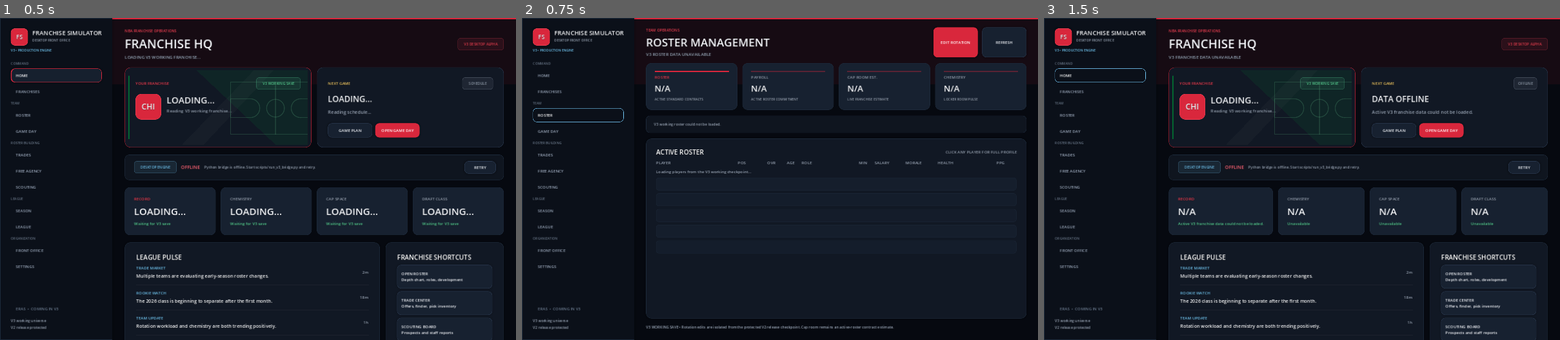
Above: before the commit, frames 1-3 (left to right).
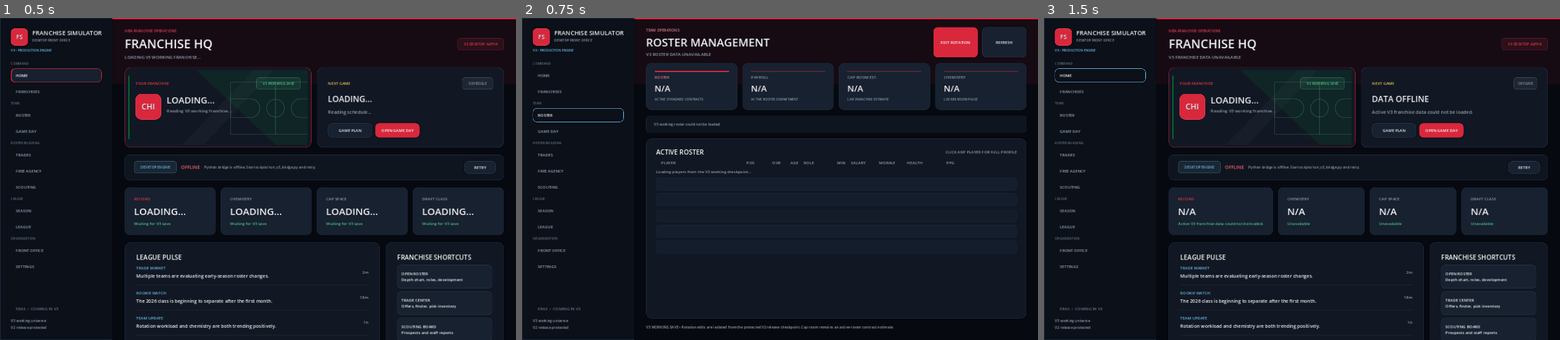
Above: after the commit, the same moments.

Repository: mklim6/NBA_Roster_Optimization_Engine
Game: Godot game, scene res://scenes/main.tscn
Same seed, same stepped clock (60 frames per second), same inputs: the game is played once before the commit and once after it.
Inputs:
- Up to frame 1 (0.5 s): no input
- Up to frame 2 (0.75 s): click "ROSTER" at 0.5 s
- Up to frame 3 (1.5 s): click "HOME" at 1.25 s

Frame 1 is identical in both runs. In frame 2, 0.2% of the frame differs, in the area x 24-94%, y 3-46%; in frame 3, nothing differs.

Commit message:
V3 Batch 20P polished roster cards and team styling

Diff:
--- a/godot_client/scripts/main.gd
+++ b/godot_client/scripts/main.gd
@@ -111,6 +111,8 @@
 var roster_payroll_value: Label
 var roster_cap_value: Label
 var roster_chemistry_value: Label
+var roster_brand_accents: Array = []
+var roster_brand_labels: Array = []
 var roster_rows: VBoxContainer
 var player_detail_overlay: Control
 var rotation_overlay: Control
@@ -892,7 +894,8 @@
 
 	var eyebrow := Label.new()
 	eyebrow.text = "TEAM OPERATIONS"
-	eyebrow.add_theme_color_override("font_color", TEAM_PRIMARY_HOVER)
+	eyebrow.add_theme_color_override("font_color", active_team_primary.lightened(0.45))
+	roster_brand_labels.append(eyebrow)
 	eyebrow.add_theme_font_size_override("font_size", 10)
 	titles.add_child(eyebrow)
 
@@ -993,16 +996,16 @@
 
 	var accent := ColorRect.new()
 	accent.custom_minimum_size = Vector2(0, 3)
-	accent.color = TEAM_PRIMARY if label_text == "ROSTER" else Color(TEAM_PRIMARY, 0.34)
+	accent.color = active_team_primary if label_text == "ROSTER" else Color(active_team_primary, 0.34)
+	accent.set_meta("emphasized", label_text == "ROSTER")
+	roster_brand_accents.append(accent)
 	accent.mouse_filter = Control.MOUSE_FILTER_IGNORE
 	body.add_child(accent)
 
-	body.add_child(
-		_small_label(
-			label_text,
-			TEAM_PRIMARY_HOVER if label_text == "ROSTER" else MUTED
-		)
-	)
+	var title := _small_label(label_text, active_team_primary.lightened(0.45) if label_text == "ROSTER" else MUTED)
+	body.add_child(title)
+	if label_text == "ROSTER":
+		roster_brand_labels.append(title)
 
 	var value := Label.new()
 	value.text = value_text
@@ -1042,23 +1045,26 @@
 func _roster_table_header() -> Control:
 	var row := HBoxContainer.new()
 	row.add_theme_constant_override("separation", 8)
-	row.add_child(_roster_cell("PLAYER", 220, MUTED))
-	row.add_child(_roster_cell("POS", 62, MUTED))
+	row.add_child(_roster_cell("PLAYER", 230, MUTED))
+	row.add_child(_roster_cell("POS", 52, MUTED))
 	row.add_child(_roster_cell("OVR", 48, MUTED, HORIZONTAL_ALIGNMENT_CENTER))
-	row.add_child(_roster_cell("AGE", 44, MUTED, HORIZONTAL_ALIGNMENT_CENTER))
-	row.add_child(_roster_cell("ROLE", 140, MUTED))
-	row.add_child(_roster_cell("MIN", 48, MUTED, HORIZONTAL_ALIGNMENT_CENTER))
-	row.add_child(_roster_cell("SALARY", 78, MUTED))
-	row.add_child(_roster_cell("MORALE", 82, MUTED))
-	row.add_child(_roster_cell("HEALTH", 128, MUTED))
-	row.add_child(_roster_cell("PPG", 50, MUTED, HORIZONTAL_ALIGNMENT_RIGHT))
-	return row
+	row.add_child(_roster_cell("AGE", 36, MUTED, HORIZONTAL_ALIGNMENT_CENTER))
+	row.add_child(_roster_cell("ROLE", 78, MUTED))
+	row.add_child(_roster_cell("MIN", 38, MUTED, HORIZONTAL_ALIGNMENT_CENTER))
+	row.add_child(_roster_cell("SALARY", 70, MUTED))
+	row.add_child(_roster_cell("MORALE", 70, MUTED))
+	row.add_child(_roster_cell("HEALTH", 82, MUTED))
+	row.add_child(_roster_cell("PPG", 42, MUTED, HORIZONTAL_ALIGNMENT_RIGHT))
+	var inset := MarginContainer.new()
+	_set_margins(inset, 14, 0, 14, 0)
+	inset.add_child(row)
+	return inset
 
 
 func _roster_row(player: Dictionary) -> Control:
 	var panel := PanelContainer.new()
 	panel.size_flags_horizontal = Control.SIZE_EXPAND_FILL
-	panel.custom_minimum_size = Vector2(0, 60)
+	panel.custom_minimum_size = Vector2(0, 82)
 	panel.add_theme_stylebox_override("panel", _box(PANEL_ALT, 10, SOFT_BORDER))
 	panel.mouse_default_cursor_shape = Control.CURSOR_POINTING_HAND
 	panel.mouse_filter = Control.MOUSE_FILTER_STOP
@@ -1067,7 +1073,7 @@
 
 	var margin := MarginContainer.new()
 	margin.mouse_filter = Control.MOUSE_FILTER_IGNORE
-	_set_margins(margin, 12, 8, 12, 8)
+	_set_margins(margin, 14, 10, 14, 10)
 	panel.add_child(margin)
 
 	var row := HBoxContainer.new()
@@ -1079,38 +1085,42 @@
 	var starter := bool(player.get("is_starter", false))
 	var in_rotation := bool(player.get("in_rotation", false))
 	var depth_state := "STARTER" if starter else ("ROTATION" if in_rotation else "RESERVE")
-	var name_color := TEAM_PRIMARY_HOVER if starter else TEXT
-	if starter:
-		panel.add_theme_stylebox_override(
-			"panel",
-			_box(Color("171b23"), 10, Color(TEAM_PRIMARY, 0.60))
-		)
-
-	var morale = player.get("morale", {})
-	var morale_text := str(morale.get("status", ""))
+	var name_color := TEXT
+	var resting := _box(PANEL_ALT.lerp(active_team_primary, 0.06) if starter else PANEL_ALT, 12, SOFT_BORDER)
+	resting.border_width_left = 3 if starter else 1
+	resting.border_color = active_team_primary.lightened(0.18) if starter else SOFT_BORDER
+	var hovering := resting.duplicate() as StyleBoxFlat
+	hovering.bg_color = PANEL_ALT.lerp(active_team_primary, 0.16)
+	hovering.border_color = active_team_primary.lightened(0.25)
+	panel.add_theme_stylebox_override("panel", resting)
+	panel.mouse_entered.connect(func(): panel.add_theme_stylebox_override("panel", hovering))
+	panel.mouse_exited.connect(func(): panel.add_theme_stylebox_override("panel", resting))
+
+	var morale = player.get("morale", {}) if player.get("morale") is Dictionary else {}
+	var morale_text := str(morale.get("status", "N/A"))
 	var morale_color := MUTED
 	if morale_text in ["Happy", "Thriving", "Content"]:
 		morale_color = GOOD
 	elif morale_text in ["Frustrated", "Angry", "Demanding Trade"]:
 		morale_color = BAD
 
-	var health = player.get("health", {})
+	var health = player.get("health", {}) if player.get("health") is Dictionary else {}
 	var health_text := str(health.get("display", "Unknown"))
 	var health_status := str(health.get("status", "unknown"))
-	var health_color := GOOD if health_status == "healthy" else BAD
-
-	var contract = player.get("contract", {})
-	var stats = player.get("season_stats", {})
+	var health_color := GOOD if health_status == "healthy" else (MUTED if health_status == "unknown" else BAD)
+
+	var contract = player.get("contract", {}) if player.get("contract") is Dictionary else {}
+	var stats = player.get("season_stats", {}) if player.get("season_stats") is Dictionary else {}
 
 	var player_identity := HBoxContainer.new()
-	player_identity.custom_minimum_size = Vector2(220, 44)
+	player_identity.custom_minimum_size = Vector2(230, 60)
 	player_identity.mouse_filter = Control.MOUSE_FILTER_IGNORE
 	player_identity.add_theme_constant_override("separation", 9)
 
 	var portrait_script = load("res://scripts/player_portrait_v3.gd")
 	if portrait_script != null:
 		var portrait = portrait_script.new()
-		portrait.custom_minimum_size = Vector2(48, 42)
+		portrait.custom_minimum_size = Vector2(64, 60)
 		player_identity.add_child(portrait)
 		portrait.configure(player)
 
@@ -1124,26 +1134,26 @@
 	player_name_label.size_flags_horizontal = Control.SIZE_EXPAND_FILL
 	player_name_label.text_overrun_behavior = TextServer.OVERRUN_TRIM_ELLIPSIS
 	player_name_label.add_theme_color_override("font_color", name_color)
-	player_name_label.add_theme_font_size_override("font_size", 12)
+	player_name_label.add_theme_font_size_override("font_size", 15)
 	identity_copy.add_child(player_name_label)
 
 	var identity_meta := Label.new()
 	identity_meta.text = "%s  •  %s" % [depth_state, str(player.get("development_direction", "")).to_upper()]
 	identity_meta.text_overrun_behavior = TextServer.OVERRUN_TRIM_ELLIPSIS
-	identity_meta.add_theme_color_override("font_color", TEAM_PRIMARY_HOVER if starter else MUTED)
-	identity_meta.add_theme_font_size_override("font_size", 9)
+	identity_meta.add_theme_color_override("font_color", active_team_primary.lightened(0.45) if starter else MUTED)
+	identity_meta.add_theme_font_size_override("font_size", 10)
 	identity_copy.add_child(identity_meta)
 
 	row.add_child(player_identity)
-	row.add_child(_roster_cell(str(player.get("position", "")), 62, TEXT))
+	row.add_child(_roster_cell(str(player.get("position", "")), 52, TEXT))
 	row.add_child(_roster_rating_badge(player.get("overall", null)))
-	row.add_child(_roster_cell(_number_text(player.get("age", null), 1), 44, MUTED, HORIZONTAL_ALIGNMENT_CENTER))
-	row.add_child(_roster_cell(str(player.get("role", "")), 140, TEXT))
-	row.add_child(_roster_cell(_number_text(player.get("target_minutes", 0.0), 0), 48, TEXT, HORIZONTAL_ALIGNMENT_CENTER))
-	row.add_child(_roster_cell(str(contract.get("salary_display", "N/A")), 78, TEXT))
-	row.add_child(_roster_cell(morale_text, 82, morale_color))
-	row.add_child(_roster_cell(health_text, 128, health_color))
-	row.add_child(_roster_cell(_number_text(stats.get("ppg", 0.0), 1), 50, TEXT, HORIZONTAL_ALIGNMENT_RIGHT))
+	row.add_child(_roster_cell(_number_text(player.get("age", null), 1), 36, MUTED, HORIZONTAL_ALIGNMENT_CENTER))
+	row.add_child(_roster_cell(str(player.get("role", "")), 78, TEXT))
+	row.add_child(_roster_cell(_number_text(player.get("target_minutes", null), 0), 38, TEXT, HORIZONTAL_ALIGNMENT_CENTER))
+	row.add_child(_roster_cell(str(contract.get("salary_display", "N/A")), 70, TEXT))
+	row.add_child(_roster_cell(morale_text, 70, morale_color))
+	row.add_child(_roster_cell(health_text, 82, health_color))
+	row.add_child(_roster_cell(_number_text(stats.get("ppg", null), 1), 42, TEXT, HORIZONTAL_ALIGNMENT_RIGHT))
 
 	return panel
 
@@ -2319,6 +2329,8 @@
 	label.mouse_filter = Control.MOUSE_FILTER_IGNORE
 	label.custom_minimum_size = Vector2(width, 0)
 	label.text = text_value
+	label.text_overrun_behavior = TextServer.OVERRUN_TRIM_ELLIPSIS
+	label.tooltip_text = text_value
 	label.horizontal_alignment = alignment
 	label.add_theme_color_override("font_color", color)
 	label.add_theme_font_size_override("font_size", 11)
@@ -2966,6 +2978,11 @@
 	active_team_hover = TeamBrandingV3.hover_color(active_team_primary)
 	active_team_foreground = TeamBrandingV3.readable_foreground(active_team_primary)
 
+	for accent in roster_brand_accents:
+		accent.color = active_team_primary if accent.get_meta("emphasized", false) else Color(active_team_primary, 0.34)
+	for label in roster_brand_labels:
+		label.add_theme_color_override("font_color", active_team_primary.lightened(0.45))
+
 	if background_top_band != null:
 		background_top_band.color = Color(active_team_primary, 0.075)
 	if background_accent_line != null:
@@ -3354,6 +3371,9 @@
 	var chemistry = payload.get("chemistry", {})
 	var players = payload.get("players", [])
 
+	if team is Dictionary and team.get("abbreviation", "") != "":
+		_apply_active_team_brand(str(team.abbreviation))
+
 	var source_label := "V3 WORKING SAVE" if str(payload.get("source", "")) == "v3_working_checkpoint" else "PROTECTED V2 SAVE"
 
 	roster_subtitle.text = "%s • %s • LEAGUE DAY %s • %s" % [
Not shown, added: src/validate_v3_batch20p_roster_visuals.py
